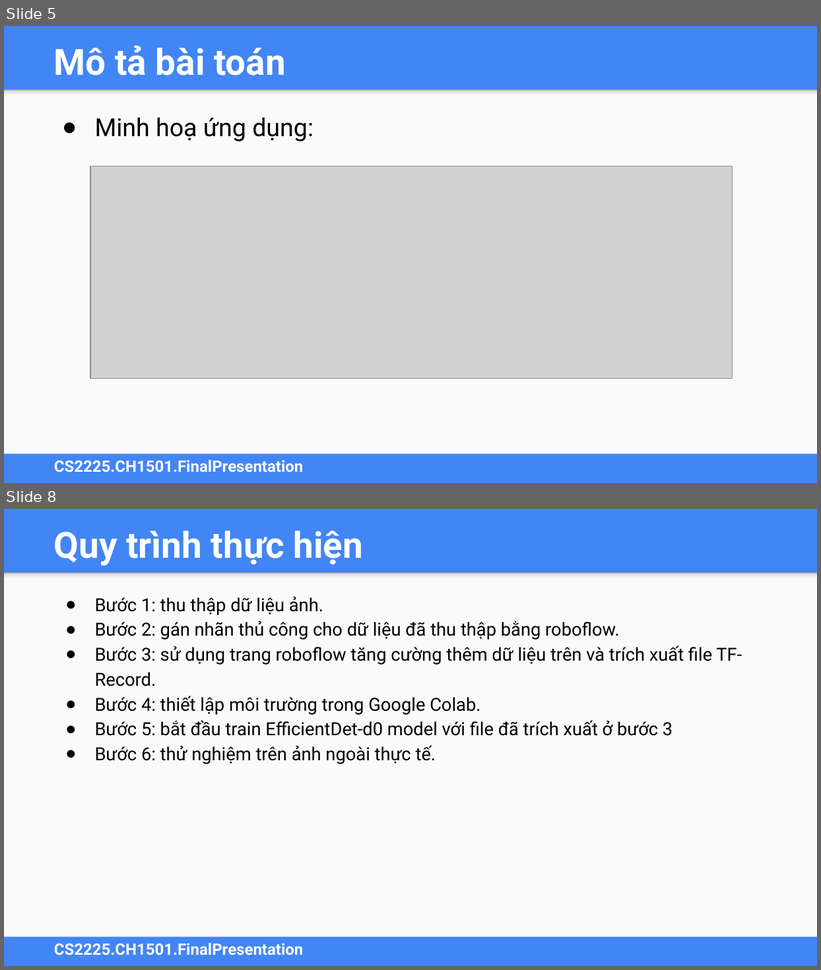
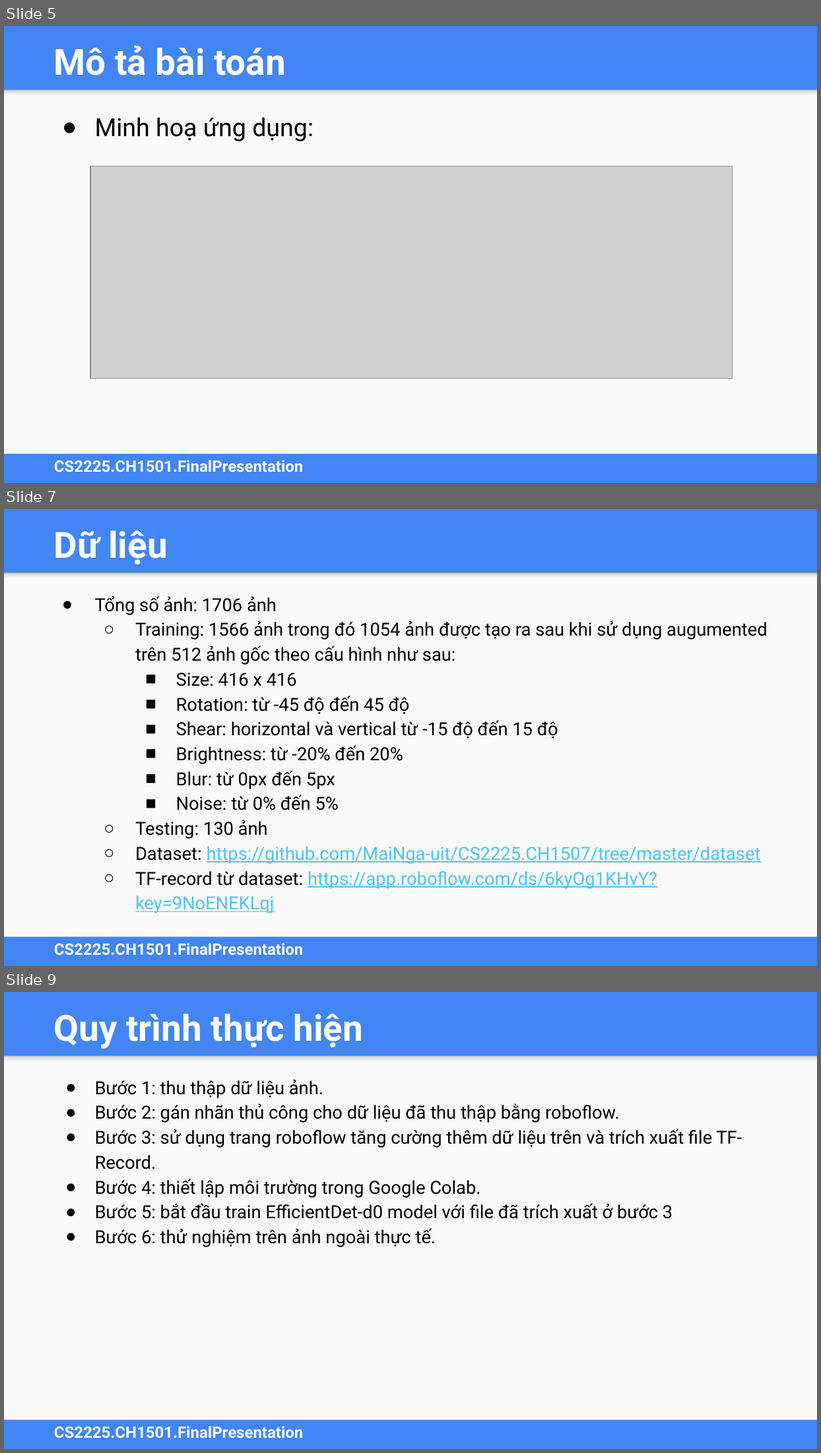
Before and after one commit to MaiNga-uit/CS2225.CH1507, a slide deck: CS2225.BaoCaoCuoiKy.pptx. Shown one above the other, each under a label of ours: slides 5 and 8 before the commit, slides 5, 7 and 9 after it; the slides between them are not shown. The pictures are 821x970 and 821x1453 pixels, drawn with LibreOffice and Linux fonts; fonts in the diff are those of the drawing; grey boxes stand for pictures. Boxes give left, top, right and bottom in pixels: in the first picture for what was removed or moved away, otherwise in the second. Text is boxed around its words. In the diff, an @@ line names an element or a change of style, - is before the commit and + after.

Commit message:
update dataset distribution for training and testing update model judgement

```diff
--- a/CS2225.BaoCaoCuoiKy.pptx
+++ b/CS2225.BaoCaoCuoiKy.pptx
@@ slide 7 added at bbox=[4, 509, 817, 966], background #4285F4; not listed: 3 template elements that a slide beside it also shows @@
@@ title added at bbox=[54, 531, 167, 564], 32 pt, text #FFFFFF, bold @@
+Dữ liệu
@@ text added at bbox=[95, 596, 768, 914], 16 pt, text #000000 @@
+● Tổng số ảnh: 1706 ảnh
+  ○ Training: 1566 ảnh trong đó 1054 ảnh được tạo ra sau khi sử dụng augumented trên 512 ảnh gốc theo cấu hình như sau:
+    ■ Size: 416 x 416
+    ■ Rotation: từ -45 độ đến 45 độ
+    ■ Shear: horizontal và vertical từ -15 độ đến 15 độ
+    ■ Brightness: từ -20% đến 20%
+    ■ Blur: từ 0px đến 5px
+    ■ Noise: từ 0% đến 5%
+  ○ Testing: 130 ảnh
+  ○ Dataset: https://github.com/MaiNga-uit/CS2225.CH1507/tree/master/dataset
+  ○ TF-record từ dataset: https://app.roboflow.com/ds/6kyOg1KHvY?key=9NoENEKLqj
@@ what was slide 8 is now slide 9 @@
```
Also in this commit, not shown: 6 slides changed, 2 other slides added.
